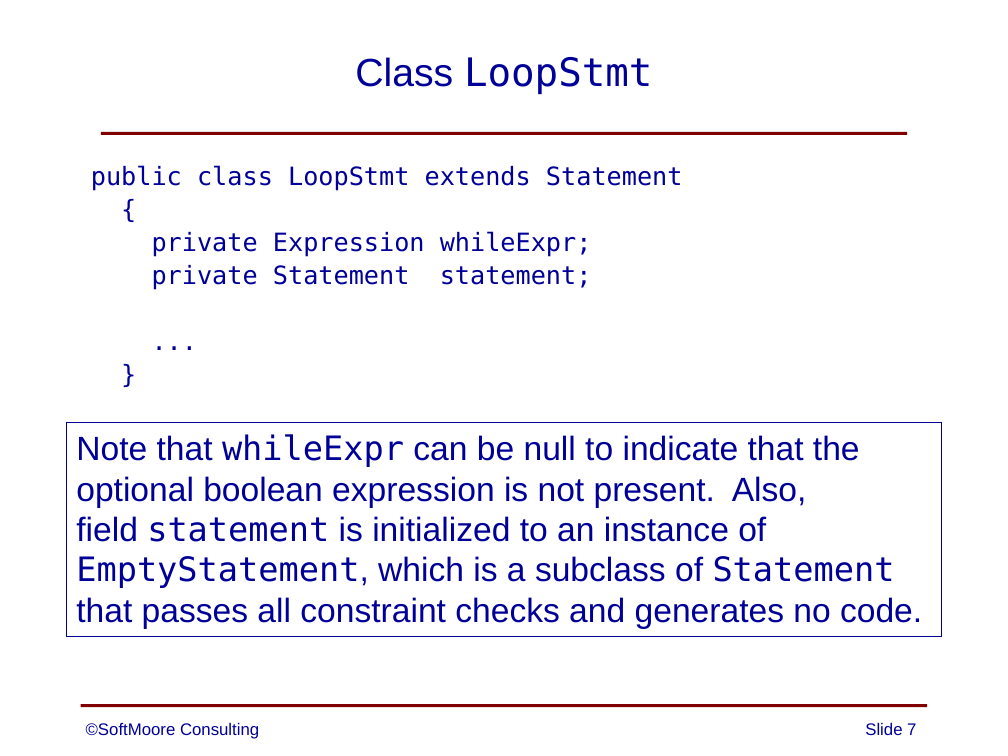
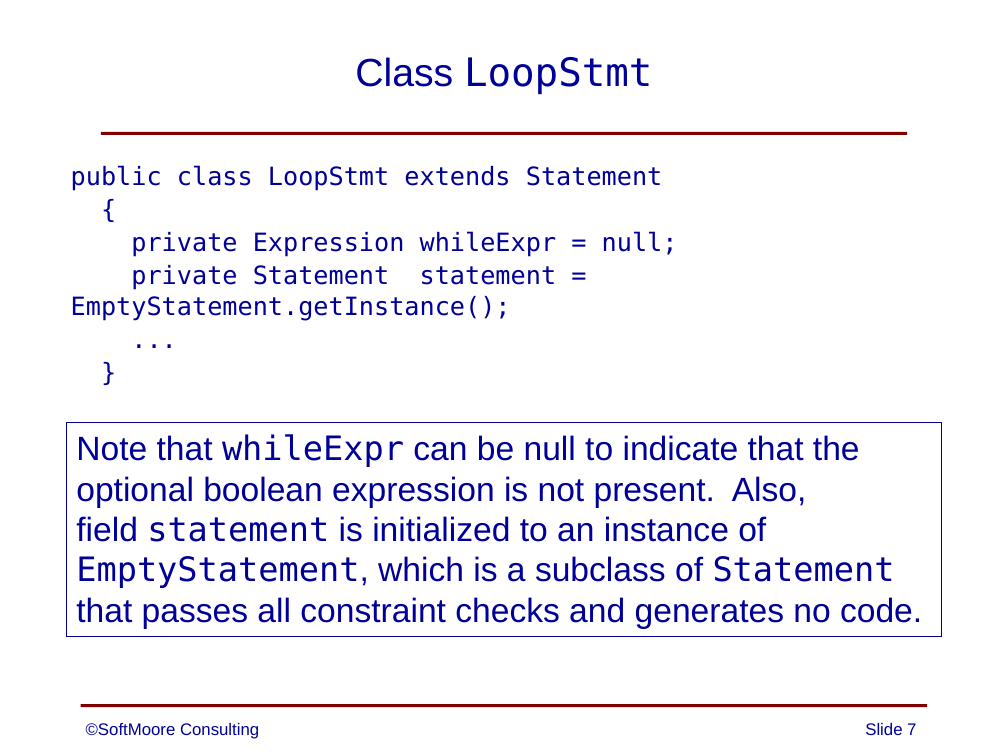
Before and after one commit to SoftMoore/CPRL-Java-3rd, a slide deck: slide 7 of PowerPoints/08 - Abstract Syntax Trees.pptx. Drawn at 1008x756 pixels with LibreOffice and Linux fonts; fonts in the diff are those of the drawing. Boxes give left, top, right and bottom in pixels: in the first picture for what was removed or moved away, otherwise in the second. Text is boxed around its words. In the diff, an @@ line names an element or a change of style, - is before the commit and + after.

```diff
--- a/PowerPoints/08 - Abstract Syntax Trees.pptx
+++ b/PowerPoints/08 - Abstract Syntax Trees.pptx
@@ text at (71,165,663,191): indent changed @@
@@ text at (71,231,678,321): text changed @@
-private Expression whileExpr;
-private Statement statement;
+private Expression whileExpr = null;
+private Statement statement = EmptyStatement.getInstance();
```
Also in this commit, not shown: 3 other slides changed, 4 other files.
